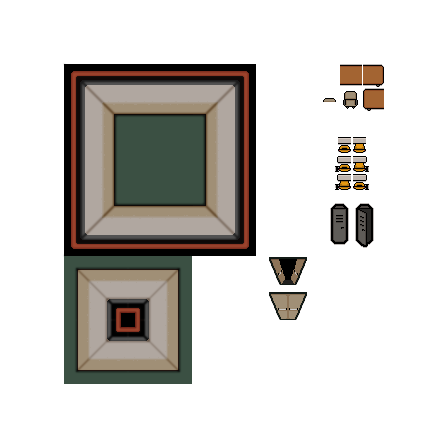
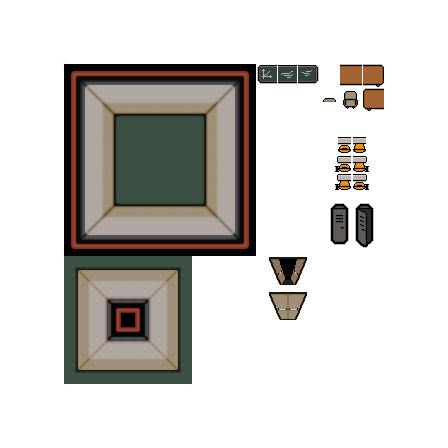
Comparing the layer stacks of the two w=448, h=448 images. Changes:
added group "chalk" with 1 layers above "lavagna dx" over [262,69,312,79]
added layer "Livello 55" (60%) in group "chalk" over [262,69,312,79]
added group "lavagna dx" with 5 layers above "lavagna c" over [298,65,319,84]
added layer "Livello 54" (1st of 3, in "lavagna dx") (overlay, 30%) in group "lavagna dx" over [298,65,319,84]
added layer "Livello 58" in group "lavagna dx" over [298,66,317,82]
added layer "Livello 51" (1st of 3, in "lavagna dx") in group "lavagna dx" over [298,65,318,83]
added layer "Livello 52" (1st of 3, in "lavagna dx") in group "lavagna dx" over [298,66,316,82]
added group "lavagna c" with 5 layers above "lavagna sx" over [278,65,297,84]
added layer "Livello 54" (2nd of 3, in "lavagna c") (overlay, 30%) in group "lavagna c" over [278,81,297,84]
added layer "Livello 57" in group "lavagna c" over [278,66,297,82]
added layer "Livello 51" (2nd of 3, in "lavagna c") in group "lavagna c" over [278,65,297,83]
added layer "Livello 52" (2nd of 3, in "lavagna c") in group "lavagna c" over [278,66,297,82]
added group "lavagna sx" with 5 layers above "chair" over [257,65,277,84]
added layer "Livello 54" (3rd of 3, in "lavagna sx") (overlay, 30%) in group "lavagna sx" over [257,65,277,84]
added layer "Livello 56" in group "lavagna sx" over [259,66,277,82]
added layer "Livello 51" (3rd of 3, in "lavagna sx") in group "lavagna sx" over [258,65,277,83]
added layer "Livello 52" (3rd of 3, in "lavagna sx") in group "lavagna sx" over [259,66,277,82]
painted on "Livello 49" over [344,106,357,108]
"Livello 33 copia": blend normal → overlay over [335,146,369,188]
